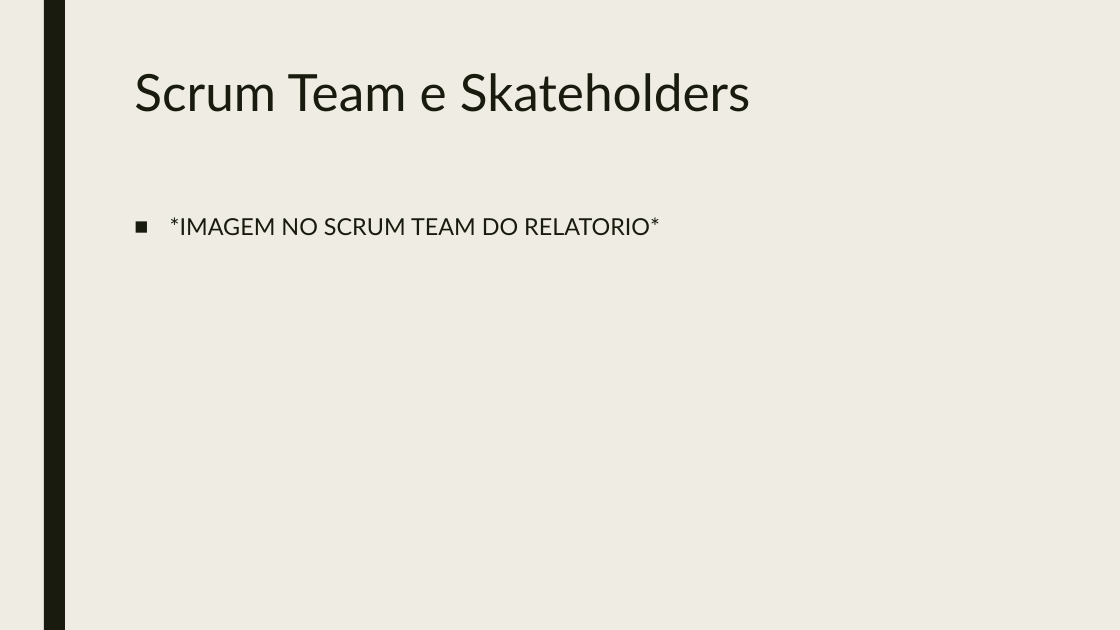
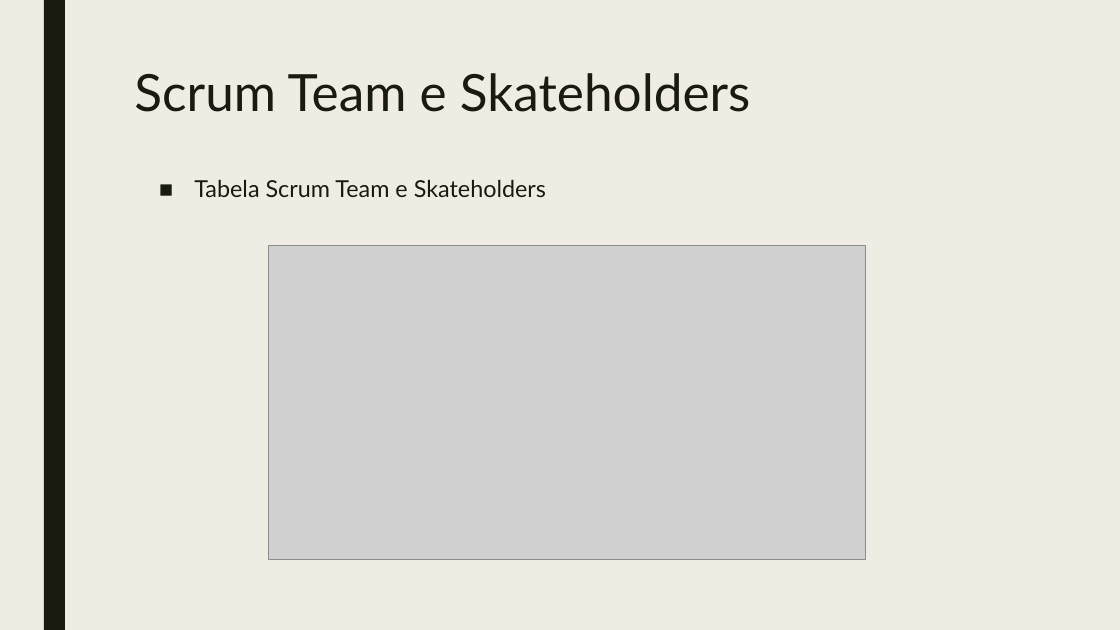
Before and after one commit to doomiinguees/PSI_PWS_PLC, a slide deck: slide 5 of doc/Metodologias de Desenvolvimento de Software.pptx. Drawn at 1120x630 pixels with LibreOffice and Linux fonts; fonts in the diff are those of the drawing; grey boxes stand for pictures. Boxes give left, top, right and bottom in pixels: in the first picture for what was removed or moved away, otherwise in the second. Text is boxed around its words. In the diff, an @@ line names an element or a change of style, - is before the commit and + after.

```diff
--- a/doc/Metodologias de Desenvolvimento de Software.pptx
+++ b/doc/Metodologias de Desenvolvimento de Software.pptx
@@ text at <box>194,179,546,197</box>: text changed @@
-■ *IMAGEM NO SCRUM TEAM DO RELATORIO*
+■ Tabela Scrum Team e Skateholders
@@ picture added at <box>269,246,865,560</box> @@
```
Also in this commit, not shown: 2 other slides changed.
